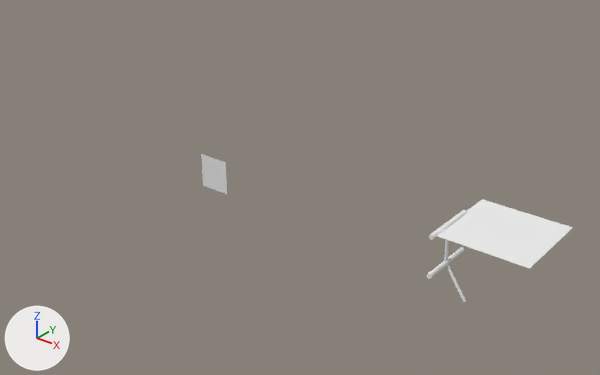
An edit to the Blender file Powerpoint/Blender/SafeSet.blend, drawn before and after from the same camera.
Before and after are seen from a 50 mm camera at (16.84, -13.04, 9.94) aimed at (4.36, 2.56, 0.27). The lights are fixed; the arrows at lower left show +X, +Y and +Z.

The first picture shows '443-4433950_enter-image-description-here-2-on-coordinate-plane', 'BezierCircle.002', 'Plane.002'.
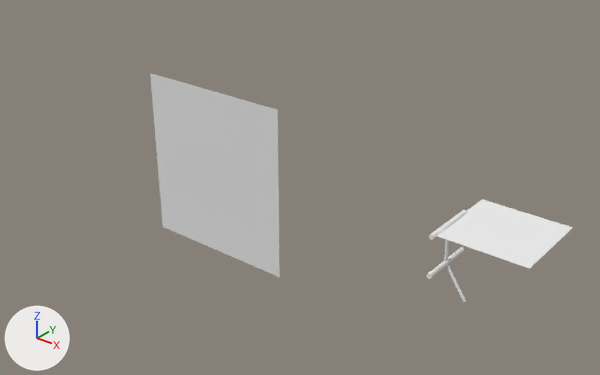
Patch to the scene script:
```diff
--- a/Powerpoint/Blender/SafeSet.blend.py
+++ b/Powerpoint/Blender/SafeSet.blend.py
@@ ob_443_4433950_enter_image_description_here_2_on_coordinate_plane @@
 ob_443_4433950_enter_image_description_here_2_on_coordinate_plane.rotation_euler = (1.571, 0.0, 0.0)  # degrees (90, 0, 0)
+ob_443_4433950_enter_image_description_here_2_on_coordinate_plane.scale = (5.0, 5.0, 5.0)
```

What differs and where, as boxes [x1, y1, x2, y2] in the pictures (600 x 375 px):
'443-4433950_enter-image-description-here-2-on-coordinate-plane', rescaled (385% wider, 400% taller)
    before: [201, 154, 227, 194]
    after: [150, 73, 280, 277]
'BezierCircle.002', rescaled (17% narrower, 10% shorter)
    before: [123, 174, 192, 231]
    after: [27, 134, 84, 185]
'Z Function', now drawn
    after: [175, 150, 245, 204]
